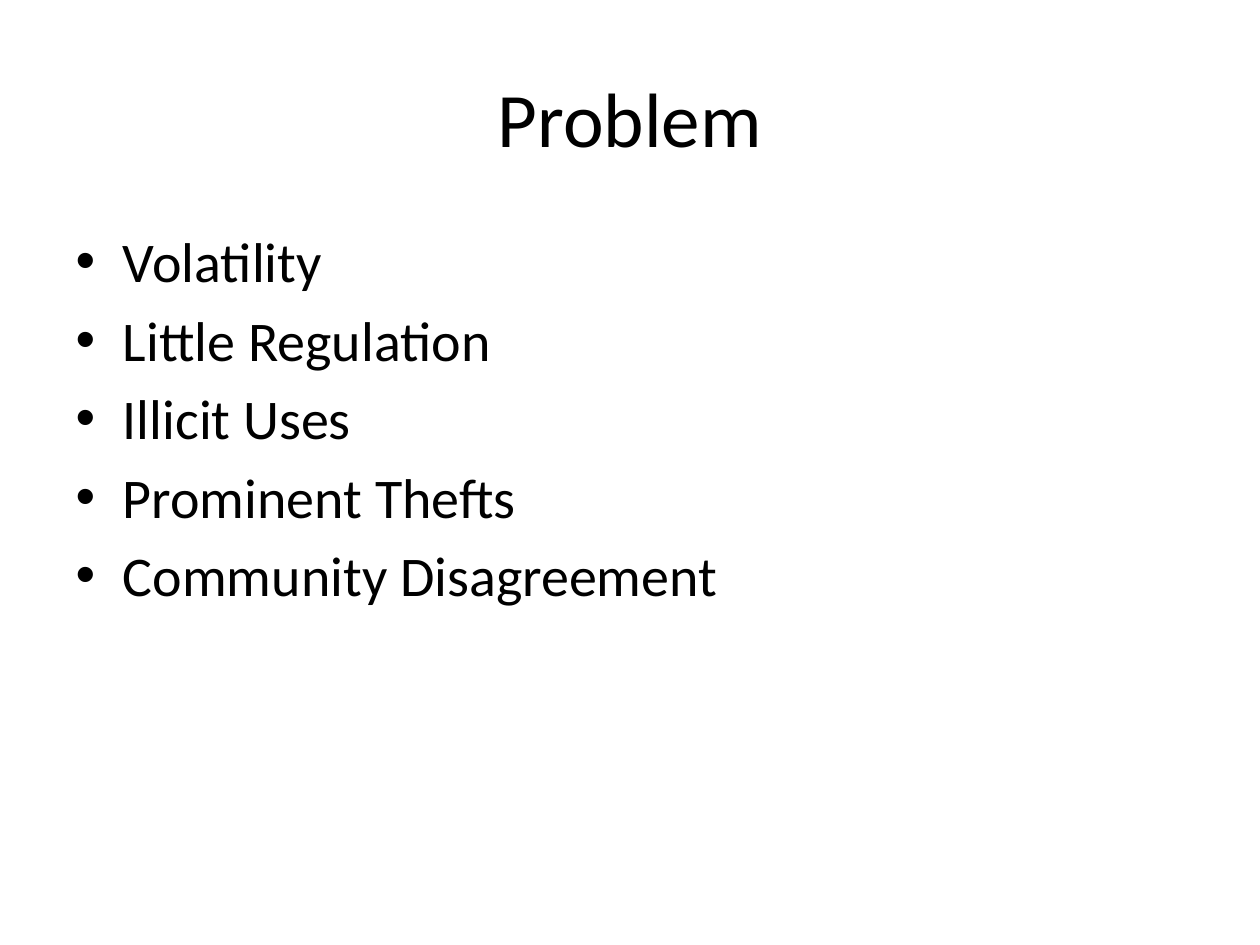
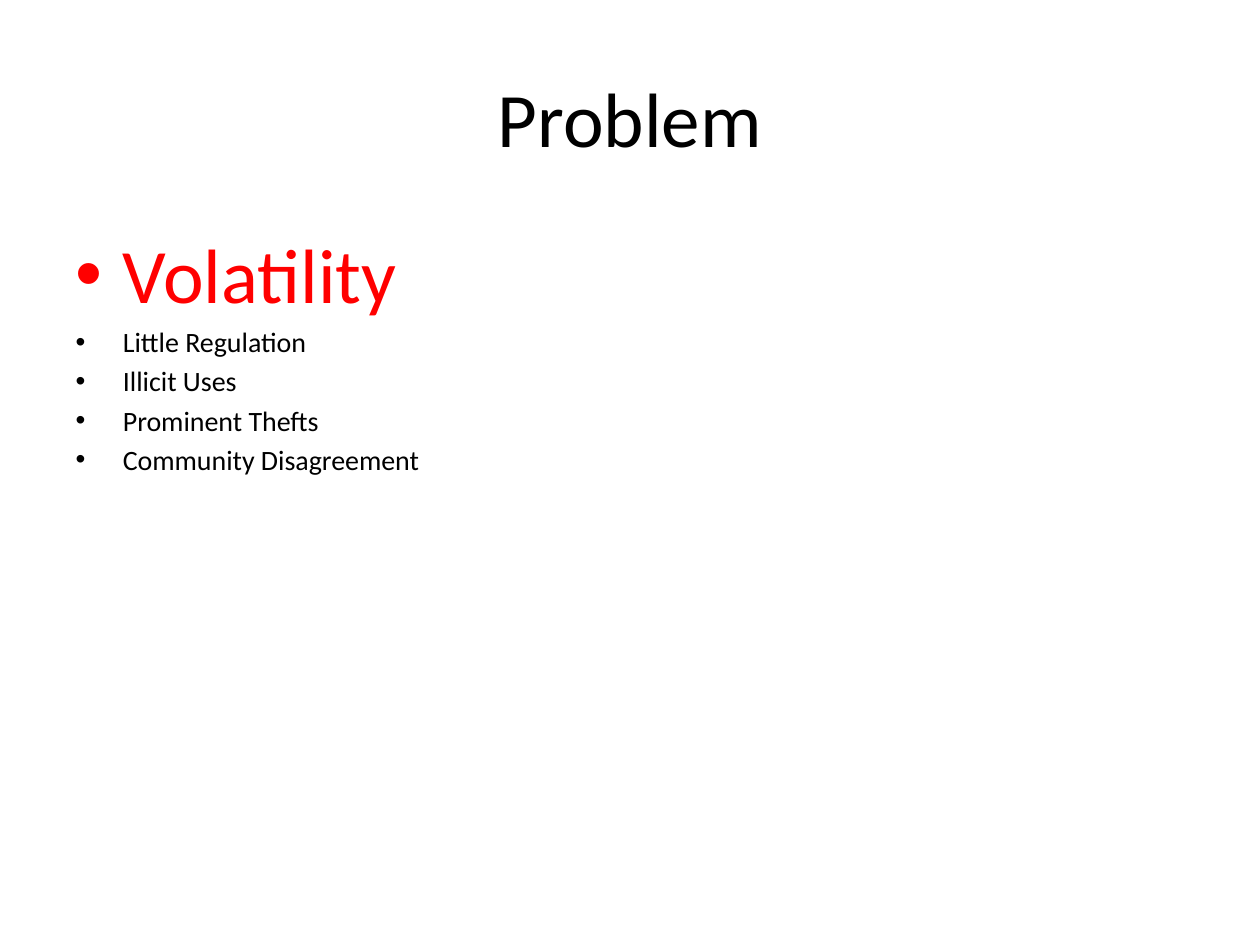
Before and after one commit to dc1340/cornell_data_hackathon_2_2016, a slide deck: slide 5 of Hackathon_Presentation.pptx. Drawn at 1260x945 pixels with LibreOffice and Linux fonts; fonts in the diff are those of the drawing. Boxes give left, top, right and bottom in pixels: in the first picture for what was removed or moved away, otherwise in the second. Text is boxed around its words. In the diff, an @@ line names an element or a change of style, - is before the commit and + after.

```diff
--- a/Hackathon_Presentation.pptx
+++ b/Hackathon_Presentation.pptx
@@ text "Volatility" at (x1=123, y1=249, x2=419, y2=475): size 32 to 44 pt, text colour #000000 to #FF0000 in "Volatility"; size 32 to 16 pt in "Little Regulation", "Illicit Uses", "Prominent Thefts", "Community Disagreement"; more space between paragraphs; less space between paragraphs @@
```
Also in this commit, not shown: 6 other slides changed, 4 slides added, 2 slides removed.
